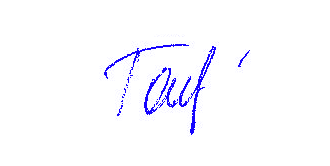
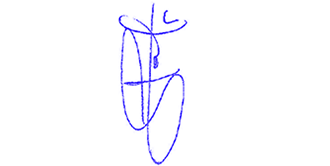
Layers edited between the first and the second 330×166 image:
added layer "Паршиков" above "Кротько" over [99, 1, 219, 166]
hid "Талдыкина" over [99, 37, 251, 142]
hid "Баербах" over [99, 32, 219, 134]
